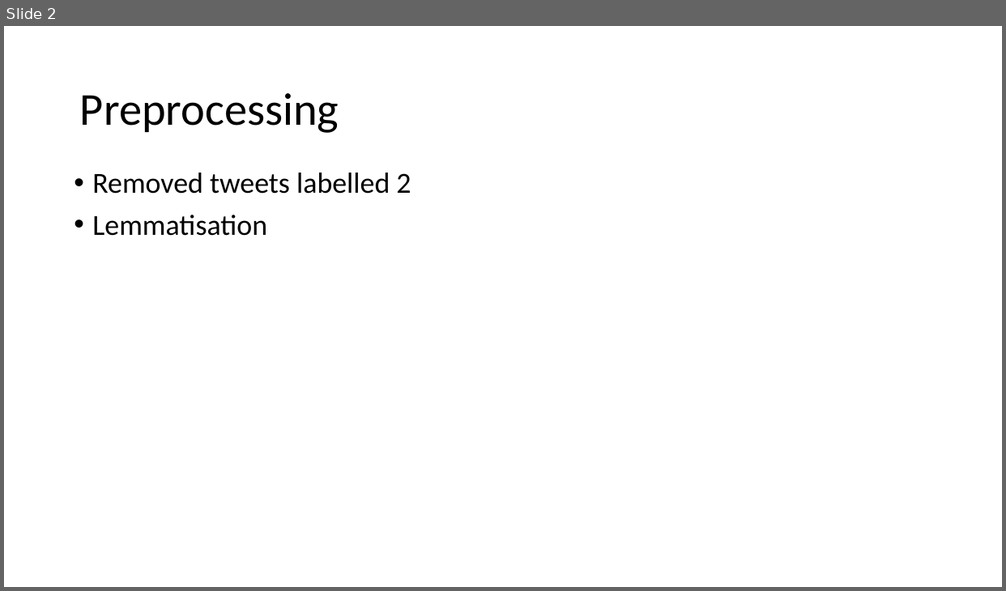
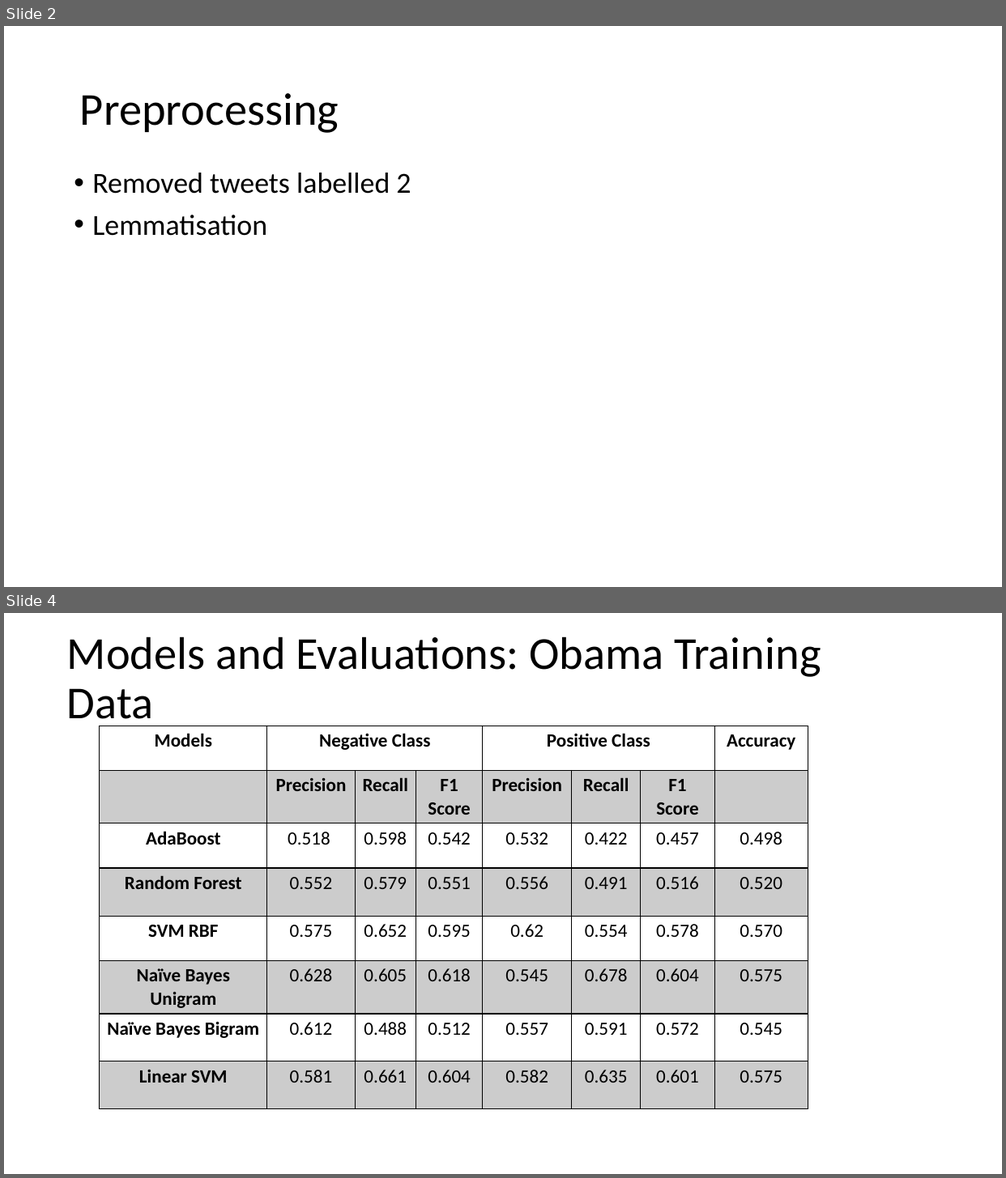
Before and after one commit to aditimallavarapu/Obama-Romney-DM, a slide deck: Version 1.0/Sentiment Analysis Research Project Part II.pptx. Shown one above the other, each under a label of ours: slide 2 before the commit, slides 2 and 4 after it; the slides between them are not shown. The pictures are 1006x591 and 1006x1178 pixels, drawn with LibreOffice and Linux fonts; fonts in the diff are those of the drawing. Boxes give left, top, right and bottom in pixels: in the first picture for what was removed or moved away, otherwise in the second. Text is boxed around its words. In the diff, an @@ line names an element or a change of style, - is before the commit and + after.

```diff
--- a/Version 1.0/Sentiment Analysis Research Project Part II.pptx
+++ b/Version 1.0/Sentiment Analysis Research Project Part II.pptx
@@ slide 4 added at (4, 613, 1002, 1174), background #FFFFFF @@
@@ title added at (67, 636, 820, 730), 44 pt, text #000000 @@
+Models and Evaluations: Obama Training Data
@@ table added at (100, 726, 808, 1108), 8 rows, 8 columns @@
+Models | Negative Class |  |  | Positive Class |  |  | Accuracy
+ | Precision | Recall | F1 Score | Precision | Recall | F1 Score | 
+AdaBoost | 0.518 | 0.598 | 0.542 | 0.532 | 0.422 | 0.457 | 0.498
+Random Forest | 0.552 | 0.579 | 0.551 | 0.556 | 0.491 | 0.516 | 0.520
+SVM RBF | 0.575 | 0.652 | 0.595 | 0.62 | 0.554 | 0.578 | 0.570
+Naïve Bayes Unigram | 0.628 | 0.605 | 0.618 | 0.545 | 0.678 | 0.604 | 0.575
+Naïve Bayes Bigram | 0.612 | 0.488 | 0.512 | 0.557 | 0.591 | 0.572 | 0.545
+Linear SVM | 0.581 | 0.661 | 0.604 | 0.582 | 0.635 | 0.601 | 0.575
```
Also in this commit, not shown: 1 slide changed, 2 slides removed, 4 other files.
